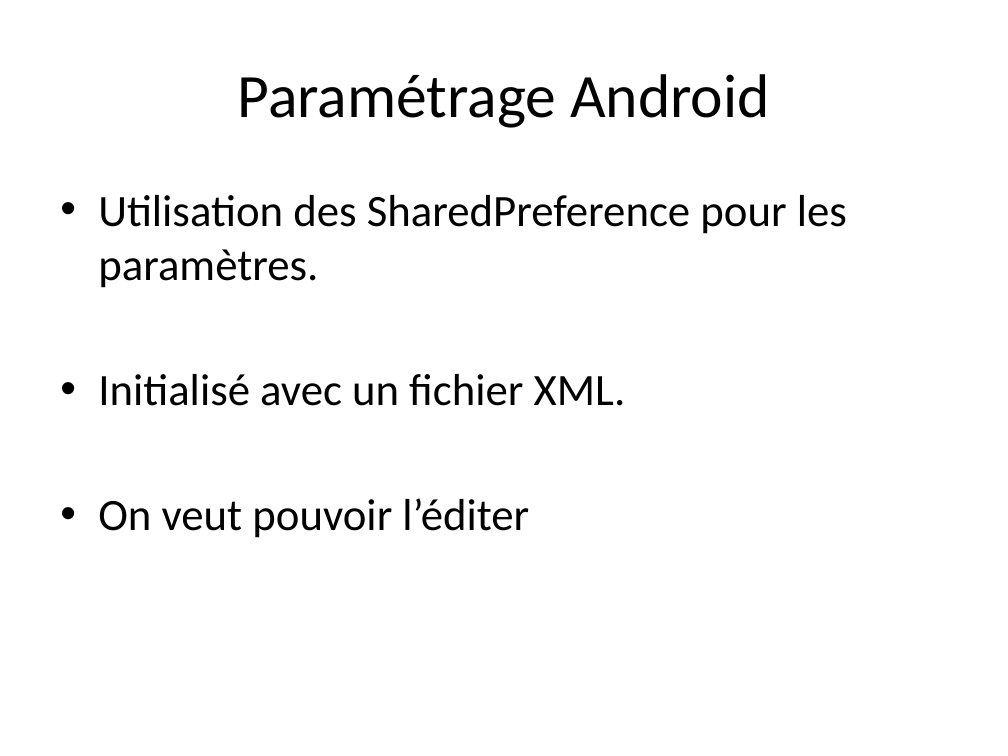
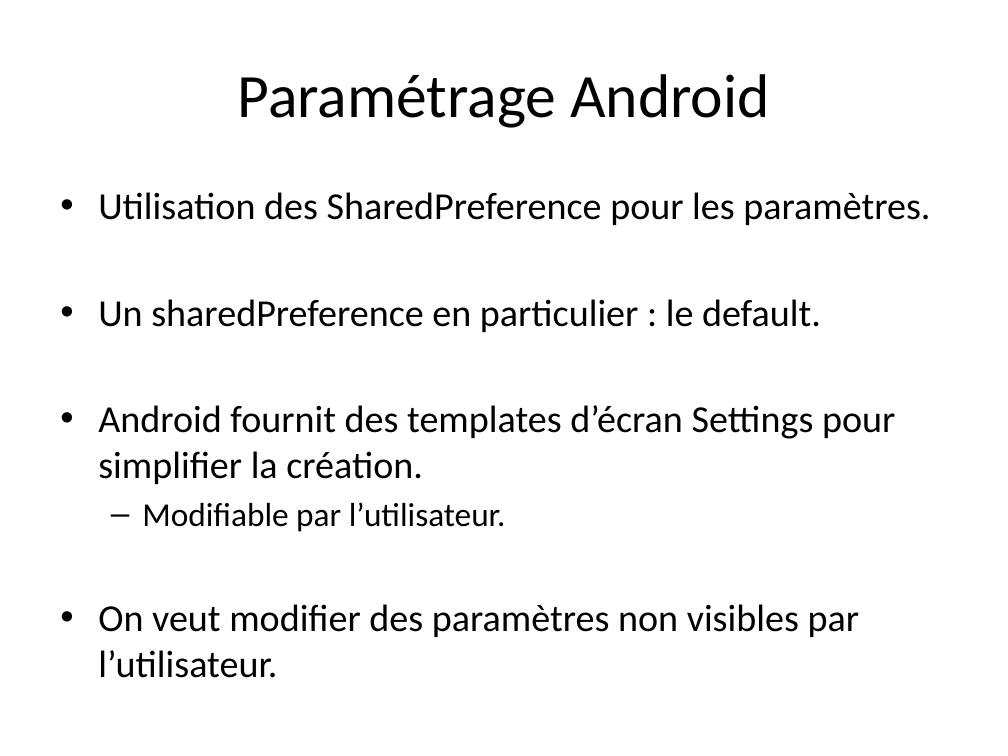
Before and after one commit to TheCopycat/protobuf-powered-android, a slide deck: slide 39 of protobuf-powered.pptx (slide 36 before the commit). Drawn at 1008x756 pixels with LibreOffice and Linux fonts; fonts in the diff are those of the drawing. Boxes give left, top, right and bottom in pixels: in the first picture for what was removed or moved away, otherwise in the second. Text is boxed around its words. In the diff, an @@ line names an element or a change of style, - is before the commit and + after.

```diff
--- a/protobuf-powered.pptx
+++ b/protobuf-powered.pptx
@@ text at (98,192,930,225): size 32 to 27.2 pt in "Utilisation des SharedPreference pour les paramètres." @@
@@ text at (98,299,895,678): text changed; size 32 to 27.2 pt @@
-• Initialisé avec un fichier XML.
-• On veut pouvoir l’éditer
+• Un sharedPreference en particulier : le default.
+• Android fournit des templates d’écran Settings pour simplifier la création.
+  – Modifiable par l’utilisateur.
+• On veut modifier des paramètres non visibles par l’utilisateur.
```
Also in this commit, not shown: 2 other slides changed, 12 slides added, 3 slides removed.
